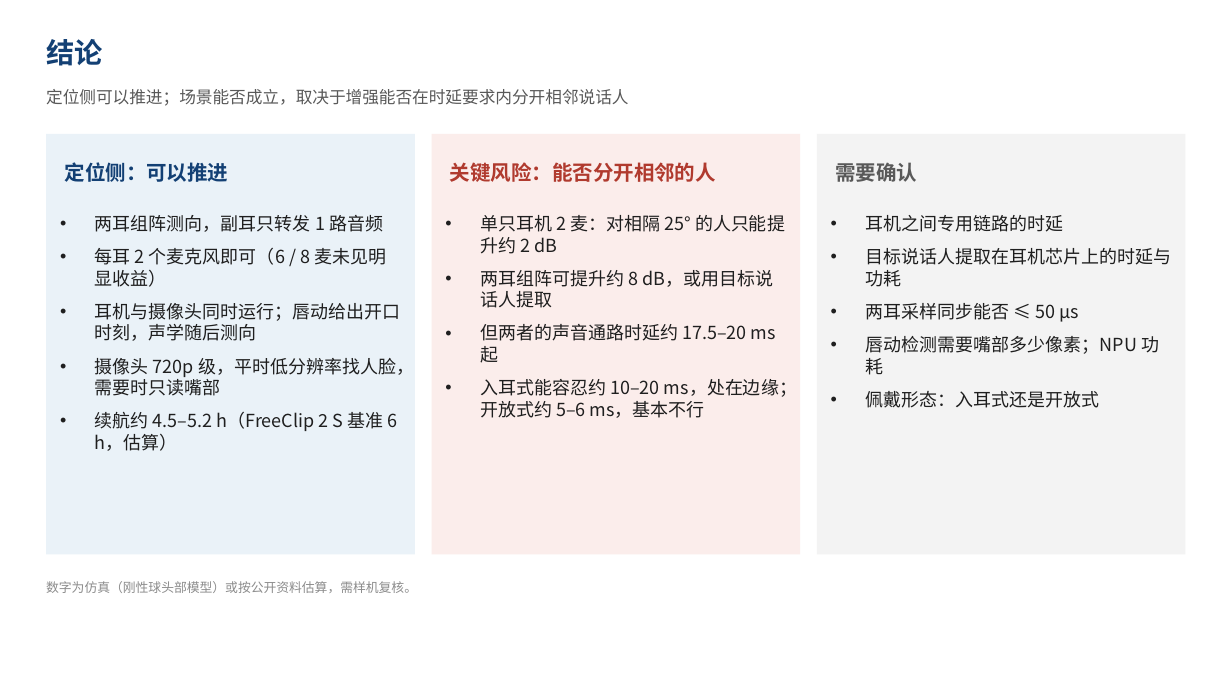
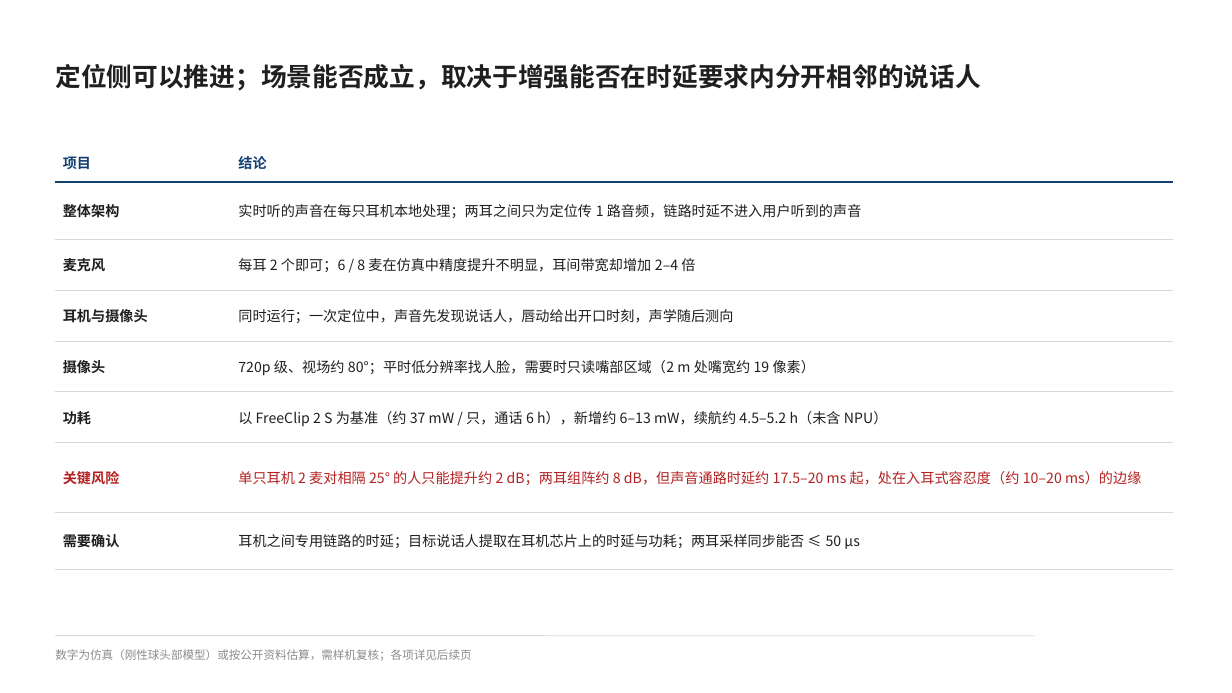
Before and after one commit to ZeroFoxxi/ssl-scene1, a slide deck: slide 2 of 02_耳机声源定位/耳机摄像头听觉辅助_整体设计方案.pptx. Drawn at 1232x693 pixels with LibreOffice and Linux fonts; fonts in the diff are those of the drawing. Boxes give left, top, right and bottom in pixels: in the first picture for what was removed or moved away, otherwise in the second. Text is boxed around its words. In the diff, an @@ line names an element or a change of style, - is before the commit and + after.

```diff
--- a/02_耳机声源定位/耳机摄像头听觉辅助_整体设计方案.pptx
+++ b/02_耳机声源定位/耳机摄像头听觉辅助_整体设计方案.pptx
@@ text removed at <box>46,39,102,66</box> @@
-结论
@@ text at <box>55,64,980,91</box>: text changed; size 13 to 20 pt; text colour #595959 to #1F1F1F; bold on @@
-定位侧可以推进；场景能否成立，取决于增强能否在时延要求内分开相邻说话人
+定位侧可以推进；场景能否成立，取决于增强能否在时延要求内分开相邻的说话人
@@ rectangle removed at <box>46,134,415,555</box> @@
@@ table added at <box>55,143,1174,554</box>, 8 rows, 2 columns @@
+项目 | 结论
+整体架构 | 实时听的声音在每只耳机本地处理；两耳之间只为定位传 1 路音频，链路时延不进入用户听到的声音
+麦克风 | 每耳 2 个即可；6 / 8 麦在仿真中精度提升不明显，耳间带宽却增加 2–4 倍
+耳机与摄像头 | 同时运行；一次定位中，声音先发现说话人，唇动给出开口时刻，声学随后测向
+摄像头 | 720p 级、视场约 80°；平时低分辨率找人脸，需要时只读嘴部区域（2 m 处嘴宽约 19 像素）
+功耗 | 以 FreeClip 2 S 为基准（约 37 mW / 只，通话 6 h），新增约 6–13 mW，续航约 4.5–5.2 h（未含 NPU）
+关键风险 | 单只耳机 2 麦对相隔 25° 的人只能提升约 2 dB；两耳组阵约 8 dB，但声音通路时延约 17.5–20 ms 起，处在入耳式容忍度（约 10–20 ms）的边缘
+需要确认 | 耳机之间专用链路的时延；目标说话人提取在耳机芯片上的时延与功耗；两耳采样同步能否 ≤ 50 µs
@@ rectangle removed at <box>432,134,800,555</box> @@
@@ rectangle removed at <box>817,134,1186,555</box> @@
@@ text removed at <box>65,162,229,182</box> @@
-定位侧：可以推进
@@ text removed at <box>450,162,716,182</box> @@
-关键风险：能否分开相邻的人
@@ text removed at <box>835,163,917,182</box> @@
-需要确认
@@ text removed at <box>95,215,414,451</box> @@
-• 两耳组阵测向，副耳只转发 1 路音频
-• 每耳 2 个麦克风即可（6 / 8 麦未见明显收益）
-• 耳机与摄像头同时运行；唇动给出开口时刻，声学随后测向
-• 摄像头 720p 级，平时低分辨率找人脸，需要时只读嘴部
-• 续航约 4.5–5.2 h（FreeClip 2 S 基准 6 h，估算）
@@ text removed at <box>480,215,797,418</box> @@
-• 单只耳机 2 麦：对相隔 25° 的人只能提升约 2 dB
-• 两耳组阵可提升约 8 dB，或用目标说话人提取
-• 但两者的声音通路时延约 17.5–20 ms 起
-• 入耳式能容忍约 10–20 ms，处在边缘；开放式约 5–6 ms，基本不行
@@ text removed at <box>865,215,1171,408</box> @@
-• 耳机之间专用链路的时延
-• 目标说话人提取在耳机芯片上的时延与功耗
-• 两耳采样同步能否 ≤ 50 µs
-• 唇动检测需要嘴部多少像素；NPU 功耗
-• 佩戴形态：入耳式还是开放式
@@ text at <box>55,649,471,661</box>: text changed; size 10 to 9 pt @@
-数字为仿真（刚性球头部模型）或按公开资料估算，需样机复核。
+数字为仿真（刚性球头部模型）或按公开资料估算，需样机复核；各项详见后续页
@@ line added from (55, 636) to (1035, 636), #D9D9D9 0.75 pt @@
```
Also in this commit, not shown: 17 other slides changed, 5 other files.
